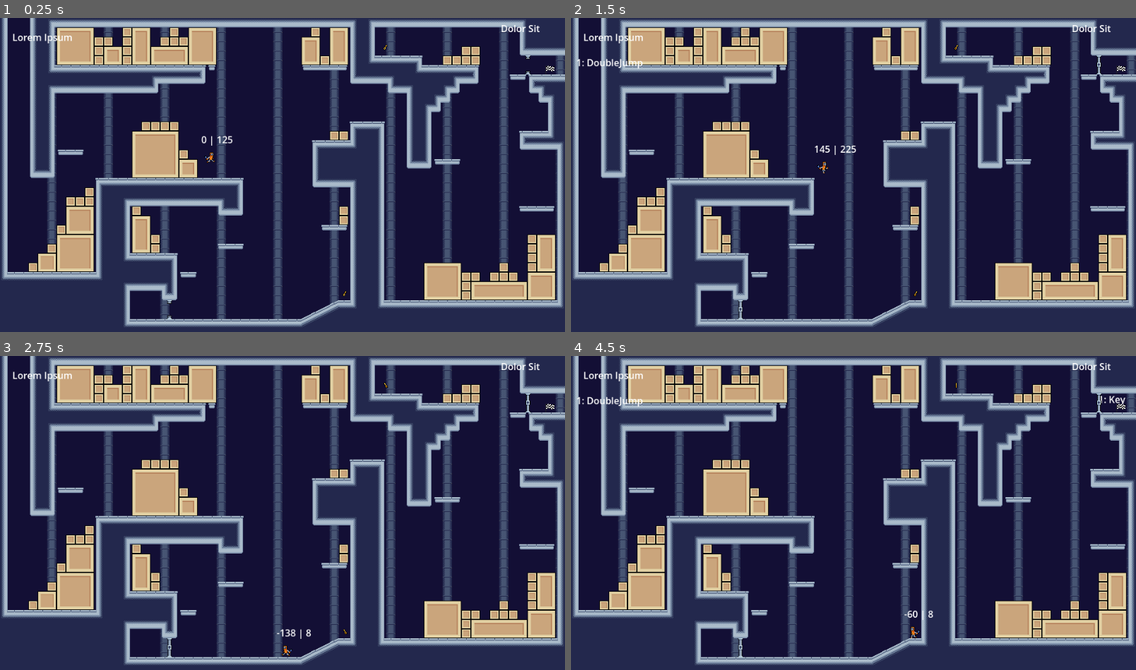
Above: before the commit, frames 1-4 (two rows, left to right).
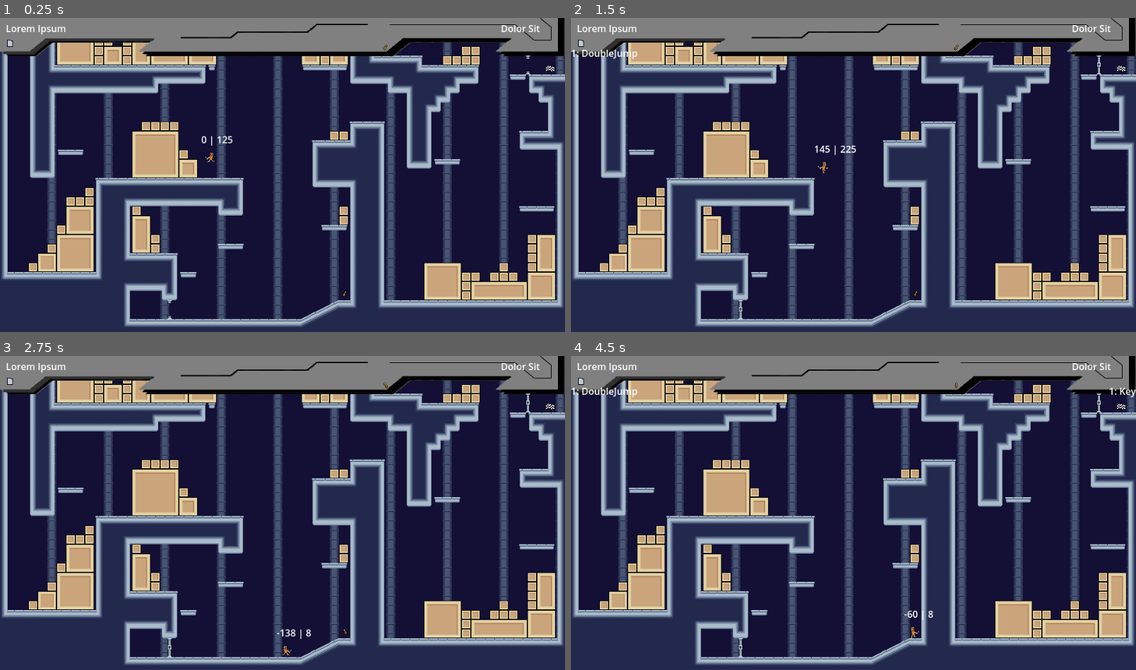
Above: after the commit, the same moments.

Repository: Cradac/H.O.R.S.T.
Game: Godot game, scene res://levels/level_1.tscn
Two runs of this game, one before a commit and one after it. Both use one fixed random seed, a clock stepped at 60 frames per second and the inputs below. This scene is started directly instead of the project's main scene. The engine's default icon, where the game draws it, is replaced by a stand-in: a white triangle on a blue panel in a dark square.
Inputs:
- Up to frame 1 (0.25 s): no input
- Up to frame 2 (1.5 s): hold Space (jump) 0.53-1.28 s; hold Right (move_right) from 0.53 s (still down); tap F (action) at 1.35 s
- Up to frame 3 (2.75 s): tap Space (jump) at 1.52, 1.55, 1.82 s; release Right (move_right) at 2.03 s; hold Left (move_left) from 2.03 s (still down); hold Space (jump) from 2.03 s (still down); tap 1 (drop_first) at 2.1 s
- Up to frame 4 (4.5 s): release Left (move_left) at 2.78 s; release Space (jump) at 2.78 s; hold Right (move_right) 2.78-4.28 s; tap 2 (drop_second) at 2.85 s; tap Space (jump) at 3.02, 3.05, 3.32 s; hold Space (jump) 3.53-4.28 s; tap Enter at 4.25 s; hold Left (move_left) from 4.28 s (still down); tap F (action) at 4.35 s

The runs differ from the first frame. In frame 1, 10% of the frame differs, in the area x 0-100%, y 0-13%; in frame 2, 11%; in frame 3, 10%; in frame 4, 11%, in the area x 0-100%, y 0-17%.

Commit message:
addeda stoopid UI

Diff:
--- a/ui/IngameUI.gd
+++ b/ui/IngameUI.gd
@@ -3,11 +3,13 @@
 @onready var skill_inventory = $SkillInventoryUI
 @onready var item_inventory = $ItemInventoryUI
 @onready var player: Player = $"../Character"
+@onready var _animated_sprite = $AnimatedSprite2D
 
 
 func _ready():
 	player.skill_inventory_change.connect(_on_skill_inventory_change)
 	player.item_inventory_change.connect(_on_item_inventory_change)
+	_animated_sprite.play("no-item")
 	pass
 
 
--- a/ui/IngameUI.tscn
+++ b/ui/IngameUI.tscn
@@ -1,6 +1,46 @@
-[gd_scene load_steps=2 format=3 uid="uid://dbk2p6s2c1m8i"]
+[gd_scene load_steps=8 format=3 uid="uid://dbk2p6s2c1m8i"]
 
 [ext_resource type="Script" path="res://ui/IngameUI.gd" id="1_r626d"]
+[ext_resource type="Texture2D" uid="uid://pk2dgjkjg2lt" path="res://material/UI-overlay.png" id="2_x88rb"]
+[ext_resource type="Texture2D" uid="uid://8wawwv5sgddd" path="res://material/ChargedJump-Skillshard.png" id="3_6py34"]
+[ext_resource type="Texture2D" uid="uid://cy75t3qkfrdcr" path="res://material/Dash-Skillshard.png" id="4_qun3l"]
+[ext_resource type="Texture2D" uid="uid://cmtmrcmq85qs2" path="res://material/DoubleJump-Skillshard.png" id="5_8227d"]
+[ext_resource type="Texture2D" uid="uid://bq0nn7xb6toli" path="res://material/empty-Skillshard.png" id="6_4nj8e"]
+
+[sub_resource type="SpriteFrames" id="SpriteFrames_q72ka"]
+animations = [{
+"frames": [{
+"duration": 1.0,
+"texture": ExtResource("3_6py34")
+}],
+"loop": false,
+"name": &"charged-jump",
+"speed": 5.0
+}, {
+"frames": [{
+"duration": 1.0,
+"texture": ExtResource("4_qun3l")
+}],
+"loop": true,
+"name": &"dash",
+"speed": 5.0
+}, {
+"frames": [{
+"duration": 1.0,
+"texture": ExtResource("5_8227d")
+}],
+"loop": false,
+"name": &"double-jump",
+"speed": 5.0
+}, {
+"frames": [{
+"duration": 1.0,
+"texture": ExtResource("6_4nj8e")
+}],
+"loop": false,
+"name": &"no-item",
+"speed": 5.0
+}]
 
 [node name="IngameUI" type="Control"]
 layout_mode = 3
@@ -12,25 +52,29 @@
 script = ExtResource("1_r626d")
 
 [node name="SkillInventoryUI" type="HBoxContainer" parent="."]
+z_index = 10
 layout_mode = 0
-offset_left = 9.0
-offset_top = 16.0
-offset_right = 392.0
-offset_bottom = 136.0
+offset_right = 383.0
+offset_bottom = 120.0
 
 [node name="ItemInventoryUI" type="HBoxContainer" parent="."]
+z_index = 10
 layout_mode = 1
 anchors_preset = -1
-offset_left = 565.0
-offset_top = 14.0
-offset_right = 942.0
-offset_bottom = 134.0
+offset_left = 583.0
+offset_right = 960.0
+offset_bottom = 120.0
 grow_horizontal = 2
 alignment = 2
 
 [node name="Label" type="Label" parent="."]
+z_index = 10
 layout_mode = 1
 anchors_preset = -1
+anchor_left = -0.127083
+anchor_top = 0.00925926
+anchor_right = -0.127083
+anchor_bottom = 0.00925926
 offset_left = 851.0
 offset_top = 6.0
 offset_right = 954.0
@@ -39,9 +83,19 @@
 metadata/_edit_use_anchors_ = true
 
 [node name="Label2" type="Label" parent="."]
+z_index = 10
 layout_mode = 1
-offset_left = 21.0
-offset_top = 21.0
-offset_right = 124.0
-offset_bottom = 47.0
+offset_left = 10.0
+offset_top = 6.0
+offset_right = 113.0
+offset_bottom = 32.0
 text = "Lorem Ipsum"
+
+[node name="Ui-overlay" type="Sprite2D" parent="."]
+position = Vector2(480, 270)
+texture = ExtResource("2_x88rb")
+
+[node name="AnimatedSprite2D" type="AnimatedSprite2D" parent="."]
+position = Vector2(17, 43)
+sprite_frames = SubResource("SpriteFrames_q72ka")
+animation = &"no-item"
Binary file added: material/UI-overlay.png
Not shown, added: material/UI-overlay.png.import
Binary file added: material/empty-Skillshard.png
Not shown, added: material/empty-Skillshard.png.import
